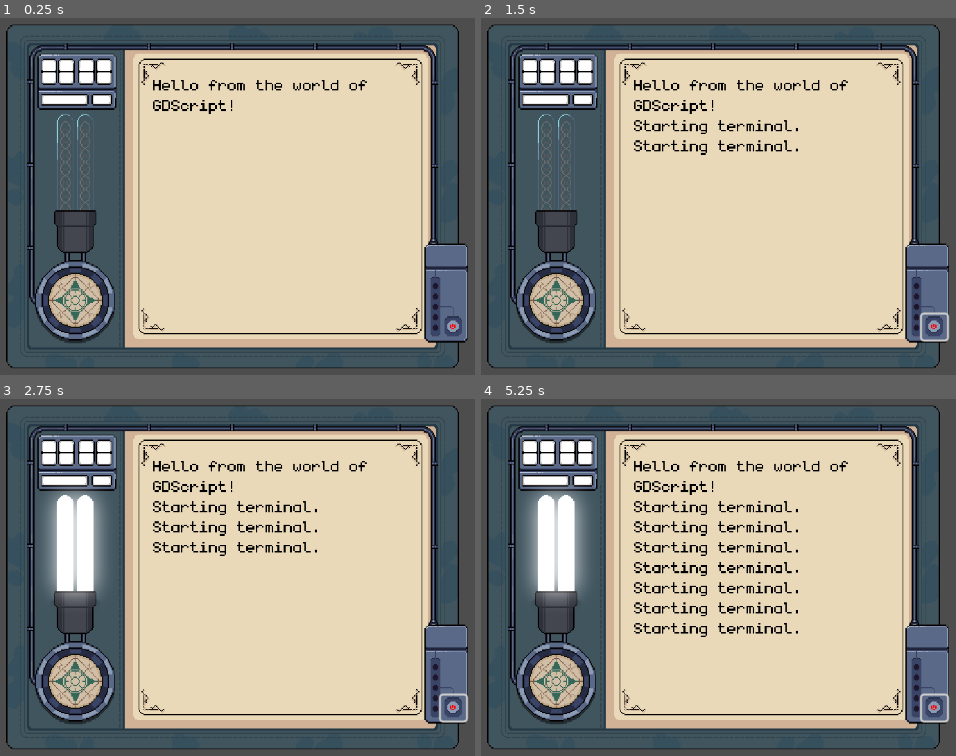
Above: before the commit, frames 1-4 (two rows, left to right).
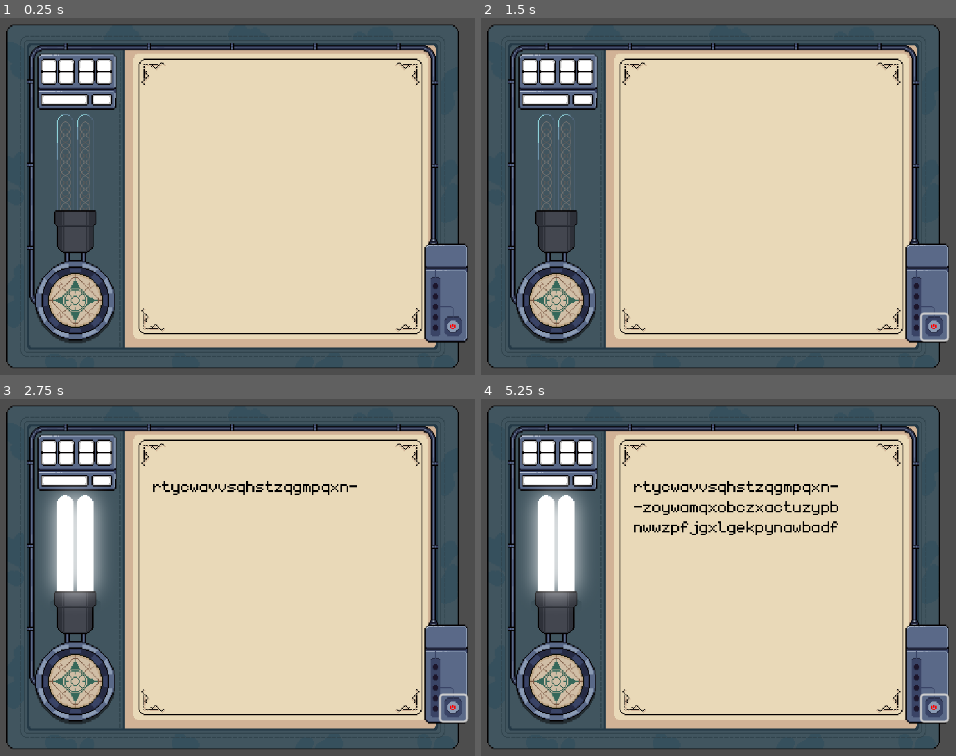
Above: after the commit, the same moments.

Repository: Limit-sest/wiretap
Game: Godot game, scene res://node_2d.tscn
Same seed, same stepped clock (60 frames per second), same inputs: the game is played once before the commit and once after it.
Inputs (mouse positions are in pixels of both pictures, inside the frame that each line leads up to):
- Up to frame 1 (0.25 s): no input
- Up to frame 2 (1.5 s): click (932, 328) at 0.5 s; tap Enter at 1.25 s; hold Right from 1.28 s (still down); tap Alt at 1.35 s
- Up to frame 3 (2.75 s): tap Space at 2 s; release Right at 2.03 s; hold Down from 2.03 s (still down); tap Shift at 2.1 s
- Up to frame 4 (5.25 s): tap Enter at 2.75, 4.25 s; release Down at 2.78 s; hold Right 2.78-3.53 s; tap Alt at 2.85, 4.35 s; tap Space at 3.5, 5 s; hold Up 3.53-4.28 s; tap Shift at 3.6, 5.1 s; hold Left from 4.28 s (still down)

The runs differ from the first frame. In frame 1, 0.7% of the frame differs, in the area x 32-78%, y 17-27%; in frame 2, 1.5%; in frame 3, 2.3%; in frame 4, 4.1%, in the area x 32-78%, y 17-67%.

Commit message:
Use the button to change text outputted

Diff:
--- a/node_2d.tscn
+++ b/node_2d.tscn
@@ -36,6 +36,8 @@
 script = ExtResource("3_epypp")
 
 [node name="Timer" type="Timer" parent="Main panel/tty"]
+wait_time = 1.5
+autostart = true
 
 [node name="Button" type="Button" parent="Main panel"]
 offset_left = 199.99998
@@ -51,5 +53,6 @@
 position = Vector2(-154, -8.000001)
 texture = ExtResource("6_rj586")
 
-[connection signal="pressed" from="Main panel/Button" to="Main panel/tty" method="_on_button_pressed"]
+[connection signal="timeout" from="Main panel/tty/Timer" to="Main panel/tty" method="_on_timer_timeout"]
 [connection signal="toggled" from="Main panel/Button" to="Main panel" method="_on_button_toggled"]
+[connection signal="toggled" from="Main panel/Button" to="Main panel/tty" method="_on_button_toggled"]
--- a/scripts/tty.gd
+++ b/scripts/tty.gd
@@ -1,7 +1,20 @@
 extends RichTextLabel
-func _ready():
-	text = "Hello from the world of GDScript!"
 
+var enabled_decipher = false
+var print_text = "Cheeeeeeeeeeeeeeeeeese"
 
-func _on_button_pressed() -> void:
-	append_text("\nStarting terminal.")
+func _on_button_toggled(toggled_on: bool) -> void:
+	enabled_decipher = toggled_on
+
+func rand_str(input: String) -> String:
+	var chars = "abcdefghijklmnopqrstuvwxyz-"
+	var random_string = ""
+	for i in range(input.length()):
+		random_string += chars[randi() % chars.length()]
+	return random_string
+
+func _on_timer_timeout() -> void:
+	if enabled_decipher:
+		append_text("\n"+print_text)
+	else:
+		append_text("\n"+rand_str(print_text))
